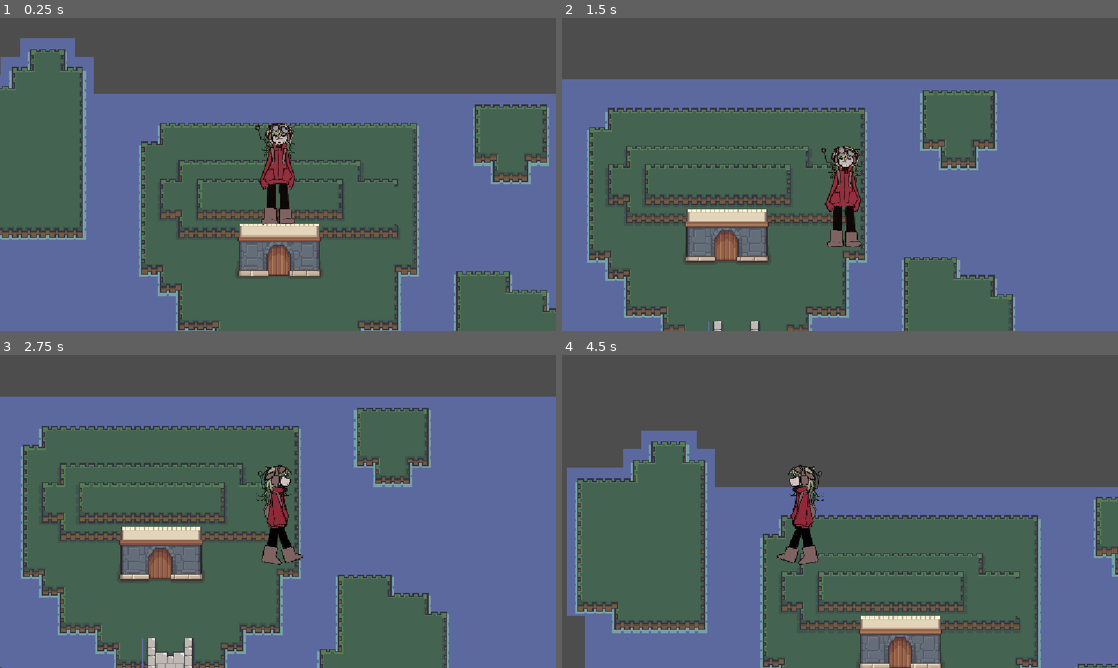
Above: before the commit, frames 1-4 (two rows, left to right).
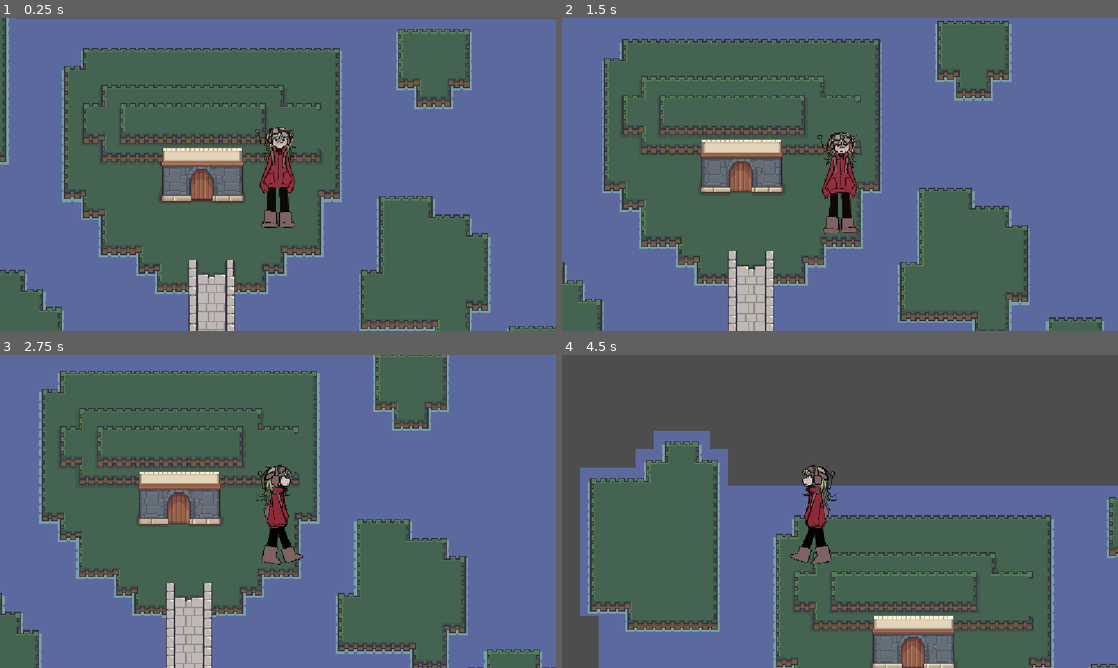
Above: after the commit, the same moments.

Repository: Jiwwie/gymnasiearbete
Game: Godot game, scene res://scenes/rooms/outside.tscn
Two runs of this game, one before a commit and one after it. Both use one fixed random seed, a clock stepped at 60 frames per second and the inputs below. This scene is started directly instead of the project's main scene.
Inputs:
- Up to frame 1 (0.25 s): no input
- Up to frame 2 (1.5 s): hold D (move_right) 0.53-1.28 s; hold S (move_down) from 1.28 s (still down)
- Up to frame 3 (2.75 s): release S (move_down) at 2.03 s; hold D (move_right) from 2.03 s (still down)
- Up to frame 4 (4.5 s): release D (move_right) at 2.78 s; hold W (move_up) 2.78-3.53 s; hold A (move_left) from 3.53 s (still down)

The runs differ from the first frame. In frame 1, 62% of the frame differs, in the area x 0-100%, y 0-100%; in frame 2, 51%; in frame 3, 44%; in frame 4, 17%.

Commit message:
Update player and marker positions in scenes
Adjusted the positions of the Player, Spawn, and EnterHome nodes in maptest1.tscn and outside.tscn to reflect new starting locations and marker placements.

Diff:
--- a/scenes/environment/maptest/maptest1.tscn
+++ b/scenes/environment/maptest/maptest1.tscn
@@ -142,4 +142,4 @@
 tile_set = SubResource("TileSet_kjd4o")
 
 [node name="Player" parent="." instance=ExtResource("2_gs85w")]
-position = Vector2(305, 92)
+position = Vector2(1827, 113)
--- a/scenes/rooms/outside.tscn
+++ b/scenes/rooms/outside.tscn
@@ -38,12 +38,12 @@
 tile_set = ExtResource("1_aoxwi")
 
 [node name="Player" parent="." instance=ExtResource("1_4fdg3")]
-position = Vector2(126, -101)
+position = Vector2(259, 13)
 
 [node name="Spawn" type="Marker2D" parent="." groups=["spawn"]]
-position = Vector2(144, 234)
+position = Vector2(136, 136)
 
 [node name="EnterHome" parent="." instance=ExtResource("3_exfpn")]
-position = Vector2(125, 31)
+position = Vector2(130, 31)
 collision_layer = 0
 collision_mask = 2
